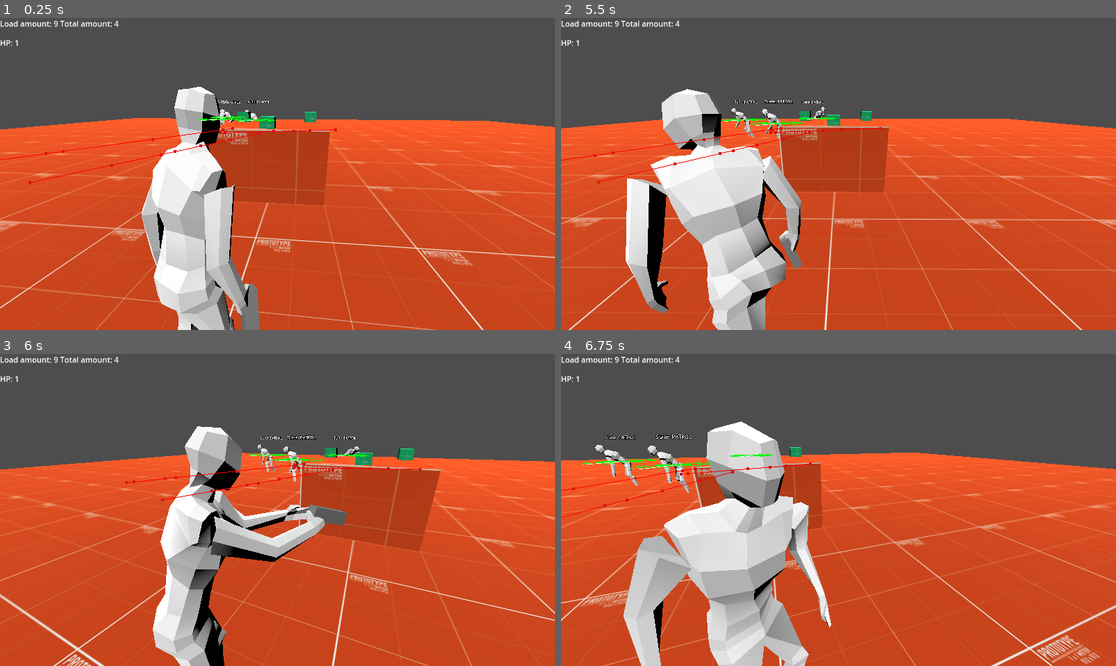
Above: before the commit, frames 1-4 (two rows, left to right).
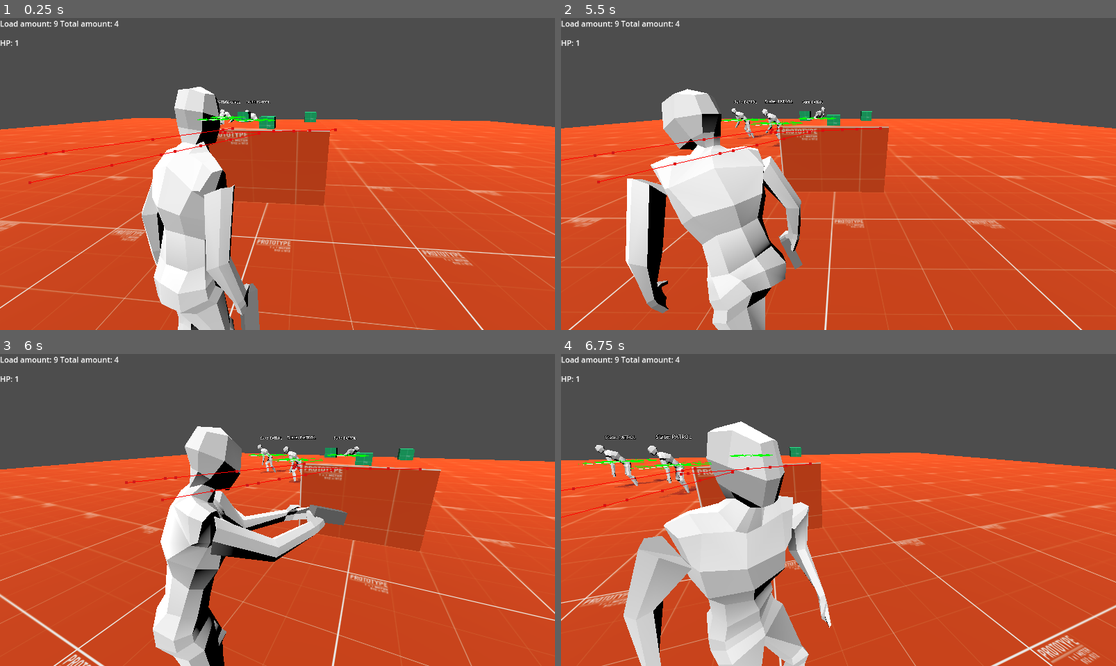
Above: after the commit, the same moments.

Repository: Vosnov/GD_APrototype
Game: Godot game, scene res://main.tscn
Same seed, same stepped clock (60 frames per second), same inputs: the game is played once before the commit and once after it. This scene is started directly instead of the project's main scene. The engine's default icon, where the game draws it, is replaced by a stand-in: a white triangle on a blue panel in a dark square.
Inputs (mouse positions are in pixels of both pictures, inside the frame that each line leads up to):
- Up to frame 1 (0.25 s): no input
- Up to frame 2 (5.5 s): move the mouse to (866, 174) at 0.52 s; hold D (right) 0.53-1.28 s; tap E (action) at 0.6, 5.1 s; move the mouse to (810, 174) at 1.27 s; hold A (left) 1.28-2.03 s; right-click (810, 174) at 1.35 s; move the mouse to (849, 167) at 2.02 s; hold D (right) 2.03-3.53 s; tap S (bottom) at 2.1 s; move the mouse to (832, 180) at 2.77 s; click (832, 180) at 2.85 s; move the mouse to (877, 177) at 3.52 s; hold Shift (sprint) 3.53-4.28 s; hold A (left) from 3.53 s (still down); move the mouse to (794, 170) at 4.27 s; tap W (top) at 4.35 s; move the mouse to (844, 174) at 5.02 s
- Up to frame 3 (6 s): move the mouse to (255, 503) at 5.77 s; release A (left) at 5.78 s; hold D (right) from 5.78 s (still down); right-click (255, 503) at 5.85 s
- Up to frame 4 (6.75 s): keep holding D (right); move the mouse to (866, 510) at 6.52 s; tap S (bottom) at 6.6 s

Frame 1 is identical in both runs. In frame 2, less than 0.1% of the frame differs, in the area x 5-40%, y 35-45%; in frame 3, less than 0.1%; in frame 4, 0.1%, in the area x 2-45%, y 35-47%.

Commit message:
blood component

Diff:
--- a/Nodes/Charecters/Enemy/enemy_type_1.tscn
+++ b/Nodes/Charecters/Enemy/enemy_type_1.tscn
@@ -10,6 +10,7 @@
 [ext_resource type="PackedScene" uid="uid://cv0cc8jqq173a" path="res://Nodes/State/EnemyType1/attack_state.tscn" id="7_qjda2"]
 [ext_resource type="PackedScene" uid="uid://clfn6qajh2mki" path="res://Nodes/Components/aim_target_component.tscn" id="9_sjnhw"]
 [ext_resource type="PackedScene" uid="uid://bxt8aue0ycv7v" path="res://Nodes/State/EnemyType1/stay_state.tscn" id="9_uaegf"]
+[ext_resource type="PackedScene" uid="uid://bhhvox01a216a" path="res://Nodes/Components/blood_component.tscn" id="11_mnj1x"]
 
 [sub_resource type="CapsuleShape3D" id="CapsuleShape3D_5xduw"]
 radius = 0.346272
@@ -141,31 +142,31 @@
 transform = Transform3D(-0.4, 0, -3.49691e-08, 0, 0.4, 0, 3.49691e-08, 0, -0.4, 0, 0, 0)
 
 [node name="Skeleton3D" parent="enemyType1/Armature" index="0"]
-bones/0/position = Vector3(0.155357, -0.558374, -0.154677)
+bones/0/position = Vector3(0.123673, -0.574165, -0.19155)
 bones/0/rotation = Quaternion(0.210705, -0.192415, -0.00365799, 0.958419)
 bones/1/rotation = Quaternion(0.245982, -0.181089, 0.0232393, 0.951924)
-bones/2/rotation = Quaternion(0.30405, -0.0973533, -0.0109837, 0.947605)
+bones/2/rotation = Quaternion(0.304028, -0.0973078, -0.0109848, 0.947617)
 bones/3/rotation = Quaternion(-0.192146, 0.282214, -0.00120114, 0.939912)
-bones/4/rotation = Quaternion(-0.0738183, 0.0899144, -3.54007e-09, 0.99321)
+bones/4/rotation = Quaternion(-0.357222, 0.0881259, 1.3962e-08, 0.929853)
 bones/5/position = Vector3(0.206725, 0.914528, 0.200227)
-bones/5/rotation = Quaternion(0.107855, -0.0927509, -0.763507, 0.629938)
+bones/5/rotation = Quaternion(0.115628, -0.0432558, -0.791703, 0.598302)
 bones/6/position = Vector3(0.0189716, 0.456808, 0.0756623)
-bones/6/rotation = Quaternion(0.186214, -0.000682453, -0.321634, 0.928373)
-bones/7/rotation = Quaternion(0.376241, 0.00664416, 0.155199, 0.913407)
+bones/6/rotation = Quaternion(0.129308, 0.00979706, -0.33824, 0.932082)
+bones/7/rotation = Quaternion(0.310578, 0.00247359, 0.129066, 0.941742)
 bones/11/position = Vector3(-0.242826, 0.89598, 0.23957)
 bones/11/rotation = Quaternion(0.2106, 0.00167757, 0.868786, 0.448169)
-bones/12/rotation = Quaternion(-0.25754, 0.386221, 0.788737, -0.40299)
+bones/12/rotation = Quaternion(-0.244482, 0.387446, 0.786155, -0.414819)
 bones/12/scale = Vector3(1.00004, 0.999996, 1.00007)
-bones/13/rotation = Quaternion(-0.23421, -0.0128196, -0.398367, 0.886727)
+bones/13/rotation = Quaternion(-0.233598, -0.0128287, -0.397326, 0.887356)
 bones/13/scale = Vector3(0.999978, 0.999987, 1.00001)
-bones/14/rotation = Quaternion(0.232937, 0.350292, 0.855165, 0.302868)
+bones/14/rotation = Quaternion(0.237243, 0.375151, 0.839029, 0.314655)
 bones/14/scale = Vector3(1.00003, 0.999999, 1.00006)
-bones/15/rotation = Quaternion(-0.19723, -0.010744, 0.399943, 0.895003)
+bones/15/rotation = Quaternion(-0.217314, -0.0104553, 0.44067, 0.870905)
 bones/15/scale = Vector3(0.99999, 0.999987, 0.999999)
-bones/16/position = Vector3(-0.0391359, -1.08533, 1.37608)
-bones/17/position = Vector3(-0.532325, -2.14384, -0.22081)
+bones/16/position = Vector3(0.271745, -1.13973, 1.10239)
+bones/17/position = Vector3(-0.537213, -2.11779, -0.221829)
 bones/18/position = Vector3(-1.07797, -1.1141, 0.842318)
-bones/19/position = Vector3(0.636476, -2.13398, 0.498873)
+bones/19/position = Vector3(0.636624, -2.13397, 0.498901)
 bones/20/position = Vector3(0.139478, -1.10786, 1.13867)
 
 [node name="CollisionShape3D" type="CollisionShape3D" parent="."]
@@ -287,6 +288,9 @@
 transform = Transform3D(1, 0, 0, 0, 1, 0, 0, 0, 1, 0.107481, 0.131446, -0.277841)
 ENEMY = NodePath("..")
 
+[node name="BloodComponent" parent="." instance=ExtResource("11_mnj1x")]
+transform = Transform3D(1, 0, 0, 0, 1, 0, 0, 0, 1, 0, 0, -0.465932)
+
 [connection signal="animation_finished" from="AnimationTree" to="." method="_on_animation_tree_animation_finished"]
 [connection signal="body_entered" from="PlayerFindingArea" to="." method="_on_player_finding_area_body_entered"]
 
--- a/Nodes/Charecters/player.tscn
+++ b/Nodes/Charecters/player.tscn
@@ -148,38 +148,38 @@
 transform = Transform3D(-0.4, 0, -3.49691e-08, 0, 0.4, 0, 3.49691e-08, 0, -0.4, 0, 0, 0)
 
 [node name="Skeleton3D" parent="myNewPlayer/Armature" index="0"]
-bones/0/position = Vector3(-0.000205618, -0.304837, -0.0395841)
+bones/0/position = Vector3(0.000885989, -0.35016, -0.041308)
 bones/0/rotation = Quaternion(0.0186382, -0.196081, -0.00372765, 0.980404)
-bones/1/rotation = Quaternion(0.11536, -0.169232, 0.0217177, 0.978561)
+bones/1/rotation = Quaternion(0.115692, -0.152108, 0.0195201, 0.981375)
 bones/2/rotation = Quaternion(0.110454, -0.194868, -0.0220907, 0.97434)
 bones/3/rotation = Quaternion(-0.186458, 0.365145, -0.00155414, 0.912086)
 bones/4/rotation = Quaternion(-1.28079e-10, 0.14834, 3.04512e-10, 0.988936)
-bones/5/rotation = Quaternion(0.0792109, 0.113716, -0.747386, 0.649776)
-bones/6/position = Vector3(0.0324016, 0.456714, 0.0740083)
-bones/6/rotation = Quaternion(0.101118, 0.0905779, -0.536772, 0.832734)
-bones/7/rotation = Quaternion(0.476035, 0.0621272, 0.0884797, 0.872755)
-bones/11/rotation = Quaternion(0.13784, -0.0619713, 0.789603, 0.594716)
-bones/12/position = Vector3(-0.0496311, 0.456986, 0.0183789)
-bones/12/rotation = Quaternion(0.0881221, -0.172046, 0.441481, 0.876202)
-bones/13/rotation = Quaternion(0.344522, 0.00957736, -0.0321342, 0.938179)
-bones/17/position = Vector3(0.247603, 0.129885, 0.0547493)
-bones/17/rotation = Quaternion(-0.275367, 0.0205364, 0.959904, -0.0483284)
+bones/5/rotation = Quaternion(0.0793498, 0.129364, -0.750486, 0.643226)
+bones/6/position = Vector3(0.0439648, 0.456633, 0.0725842)
+bones/6/rotation = Quaternion(0.116114, 0.0935756, -0.53658, 0.830568)
+bones/7/rotation = Quaternion(0.499647, 0.0877798, 0.143236, 0.849783)
+bones/11/rotation = Quaternion(0.13454, -0.0634636, 0.775695, 0.613326)
+bones/12/position = Vector3(-0.0388808, 0.45614, 0.0227896)
+bones/12/rotation = Quaternion(0.0781935, -0.176148, 0.45011, 0.871928)
+bones/13/rotation = Quaternion(0.354971, 0.0333253, 0.00252525, 0.93428)
+bones/17/position = Vector3(0.240902, 0.132094, 0.0336736)
+bones/17/rotation = Quaternion(-0.296194, 0.139048, 0.932936, -0.150218)
 bones/17/scale = Vector3(1.00004, 0.999995, 1.00006)
-bones/18/rotation = Quaternion(-0.0910564, -0.0143505, -0.166961, 0.981645)
+bones/18/rotation = Quaternion(-0.117405, -0.014255, -0.230381, 0.965887)
 bones/18/scale = Vector3(0.999997, 0.999998, 1)
-bones/19/position = Vector3(-0.265654, 0.128671, -0.00272331)
-bones/19/rotation = Quaternion(0.538866, 0.118141, 0.827652, 0.103237)
+bones/19/position = Vector3(-0.258868, 0.127786, 0.0505883)
+bones/19/rotation = Quaternion(0.561518, 0.079052, 0.820125, 0.0764401)
 bones/19/scale = Vector3(1.00003, 0.999997, 1.00006)
-bones/20/rotation = Quaternion(-0.194481, -0.0110828, 0.36337, 0.911052)
-bones/21/position = Vector3(0.273098, 0.0480272, 0.856654)
-bones/22/position = Vector3(-0.764938, -0.0481077, -0.399957)
-bones/23/position = Vector3(-0.298009, -1.95442, -0.446706)
-bones/24/position = Vector3(-0.441655, -1.12433, 1.06762)
-bones/25/position = Vector3(0.254546, -2.11169, -0.151197)
-bones/26/position = Vector3(-0.0515406, -1.13951, 1.07087)
+bones/20/rotation = Quaternion(-0.194315, -0.0113205, 0.33961, 0.920206)
+bones/21/position = Vector3(0.28639, 0.0208118, 0.856654)
+bones/22/position = Vector3(-0.782445, -0.0559266, -0.399957)
+bones/23/position = Vector3(-0.297736, -1.99428, -0.526824)
+bones/24/position = Vector3(-0.382596, -1.14765, 1.07016)
+bones/25/position = Vector3(0.253774, -2.12867, 0.300887)
+bones/26/position = Vector3(-0.0529818, -1.14081, 1.07709)
 
 [node name="BoneAttachment3D" type="BoneAttachment3D" parent="myNewPlayer/Armature/Skeleton3D" index="2"]
-transform = Transform3D(-0.992501, -0.116207, -0.0379226, 0.111326, -0.98743, 0.112194, -0.0504838, 0.107132, 0.992962, -0.764938, -0.0481156, -0.399964)
+transform = Transform3D(-0.993702, -0.0853248, -0.0726317, 0.077734, -0.991784, 0.101596, -0.0807037, 0.0953109, 0.992171, -0.782446, -0.055935, -0.39997)
 bone_name = "Bone.011.R"
 bone_idx = 14
 
--- /dev/null
+++ b/Nodes/Components/blood_component.tscn
@@ -0,0 +1,38 @@
+[gd_scene load_steps=3 format=3 uid="uid://bhhvox01a216a"]
+
+[ext_resource type="PackedScene" uid="uid://cctmpxqunoamv" path="res://Nodes/Meshes/Blood/blood_mesh.tscn" id="1_vi5f5"]
+
+[sub_resource type="GDScript" id="GDScript_067fv"]
+script/source = "extends Node3D
+
+@export var BLOOD_MESH: PackedScene
+
+@onready var ray_cast_3d = $RayCast3D
+@onready var root = get_tree().root
+
+func _on_timer_timeout():
+	if ray_cast_3d.collide_with_bodies:
+		var pos = ray_cast_3d.get_collision_point()
+		pos.y += 0.01
+		pos.x += randf_range(-0.25, 0.25)
+		pos.z += randf_range(-0.25, 0.25)
+		var blood = BLOOD_MESH.instantiate() as Node3D
+		root.add_child(blood)
+		blood.global_position = pos
+		blood.rotate_y(randf_range(-PI, PI))
+		var blood_scale = randf_range(0.5, 1)
+		blood.global_scale(Vector3(blood_scale, blood_scale, blood_scale))
+"
+
+[node name="BloodComponent" type="Node3D"]
+script = SubResource("GDScript_067fv")
+BLOOD_MESH = ExtResource("1_vi5f5")
+
+[node name="RayCast3D" type="RayCast3D" parent="."]
+target_position = Vector3(0, -2, 0)
+
+[node name="Timer" type="Timer" parent="."]
+wait_time = 0.2
+autostart = true
+
+[connection signal="timeout" from="Timer" to="." method="_on_timer_timeout"]
--- /dev/null
+++ b/Nodes/Meshes/Blood/blood_mesh.tscn
@@ -0,0 +1,61 @@
+[gd_scene load_steps=7 format=3 uid="uid://cctmpxqunoamv"]
+
+[ext_resource type="Texture2D" uid="uid://d3sirehomp6vs" path="res://Textures/blood.png" id="1_4xr3r"]
+
+[sub_resource type="GDScript" id="GDScript_r4kxw"]
+script/source = "extends Node3D
+
+@onready var animation_player = $AnimationPlayer
+
+func _ready():
+	animation_player.play(\"blood_anim\")
+
+func _on_animation_player_animation_finished(_anim_name):
+	queue_free()
+"
+
+[sub_resource type="StandardMaterial3D" id="StandardMaterial3D_4fpcg"]
+resource_local_to_scene = true
+transparency = 1
+albedo_color = Color(1, 1, 1, 0)
+albedo_texture = ExtResource("1_4xr3r")
+
+[sub_resource type="QuadMesh" id="QuadMesh_s1kp6"]
+
+[sub_resource type="Animation" id="Animation_em3l4"]
+resource_name = "blood_anim"
+length = 4.0
+tracks/0/type = "value"
+tracks/0/imported = false
+tracks/0/enabled = true
+tracks/0/path = NodePath("MeshInstance3D:material_override:albedo_color")
+tracks/0/interp = 1
+tracks/0/loop_wrap = true
+tracks/0/keys = {
+"times": PackedFloat32Array(0, 0.2, 3, 4),
+"transitions": PackedFloat32Array(1, 1, 1, 1),
+"update": 0,
+"values": [Color(1, 1, 1, 0), Color(1, 1, 1, 1), Color(1, 1, 1, 1), Color(1, 1, 1, 0)]
+}
+
+[sub_resource type="AnimationLibrary" id="AnimationLibrary_i4ou5"]
+_data = {
+"blood_anim": SubResource("Animation_em3l4")
+}
+
+[node name="BloodMesh" type="Node3D"]
+script = SubResource("GDScript_r4kxw")
+
+[node name="MeshInstance3D" type="MeshInstance3D" parent="."]
+transform = Transform3D(0.4, 0, 0, 0, -1.74846e-08, 0.4, 0, -0.4, -1.74846e-08, 0, 0, 0)
+material_override = SubResource("StandardMaterial3D_4fpcg")
+cast_shadow = 0
+mesh = SubResource("QuadMesh_s1kp6")
+
+[node name="AnimationPlayer" type="AnimationPlayer" parent="."]
+reset_on_save = false
+libraries = {
+"": SubResource("AnimationLibrary_i4ou5")
+}
+
+[connection signal="animation_finished" from="AnimationPlayer" to="." method="_on_animation_player_animation_finished"]
--- a/main.tscn
+++ b/main.tscn
@@ -58,17 +58,14 @@
 [node name="DirectionalLight3D" type="DirectionalLight3D" parent="."]
 transform = Transform3D(0.57524, -0.817295, -0.0335911, 0.509323, 0.325741, 0.796544, -0.640069, -0.475313, 0.603646, 0, 7.97113, 0)
 
-[node name="EnemyType1" parent="." node_paths=PackedStringArray("player") instance=ExtResource("4_s37af")]
+[node name="EnemyType1" parent="." instance=ExtResource("4_s37af")]
 transform = Transform3D(-0.033068, 0, 0.999453, 0, 1, 0, -0.999453, 0, -0.033068, -1.42554, 1.13668, -5.7975)
-player = NodePath("../Player")
 
-[node name="EnemyType2" parent="." node_paths=PackedStringArray("player") instance=ExtResource("4_s37af")]
+[node name="EnemyType2" parent="." instance=ExtResource("4_s37af")]
 transform = Transform3D(-0.033068, 0, 0.999453, 0, 1, 0, -0.999453, 0, -0.033068, -3.42554, 1.13668, -5.7975)
-player = NodePath("../Player")
 
-[node name="EnemyType3" parent="." node_paths=PackedStringArray("player") instance=ExtResource("4_s37af")]
+[node name="EnemyType3" parent="." instance=ExtResource("4_s37af")]
 transform = Transform3D(-0.033068, 0, 0.999453, 0, 1, 0, -0.999453, 0, -0.033068, -3.42554, 1.13668, -7.7975)
-player = NodePath("../Player")
 
 [node name="NavigationRegion3D" type="NavigationRegion3D" parent="."]
 transform = Transform3D(1, 0, 0, 0, 1, 0, 0, 0, 1, 0, 0.282219, 0)
Not shown: 1 places in Nodes/Charecters/Enemy/enemy_type_1.tscn that only renumber resources
Binary file added: Textures/blood.png
Not shown, added: Textures/blood.png.import
